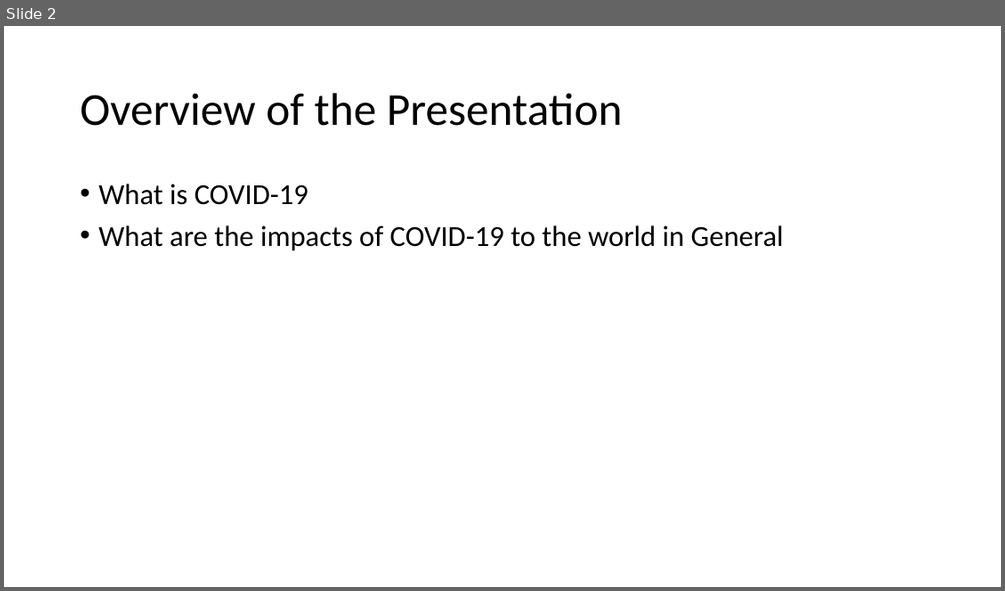
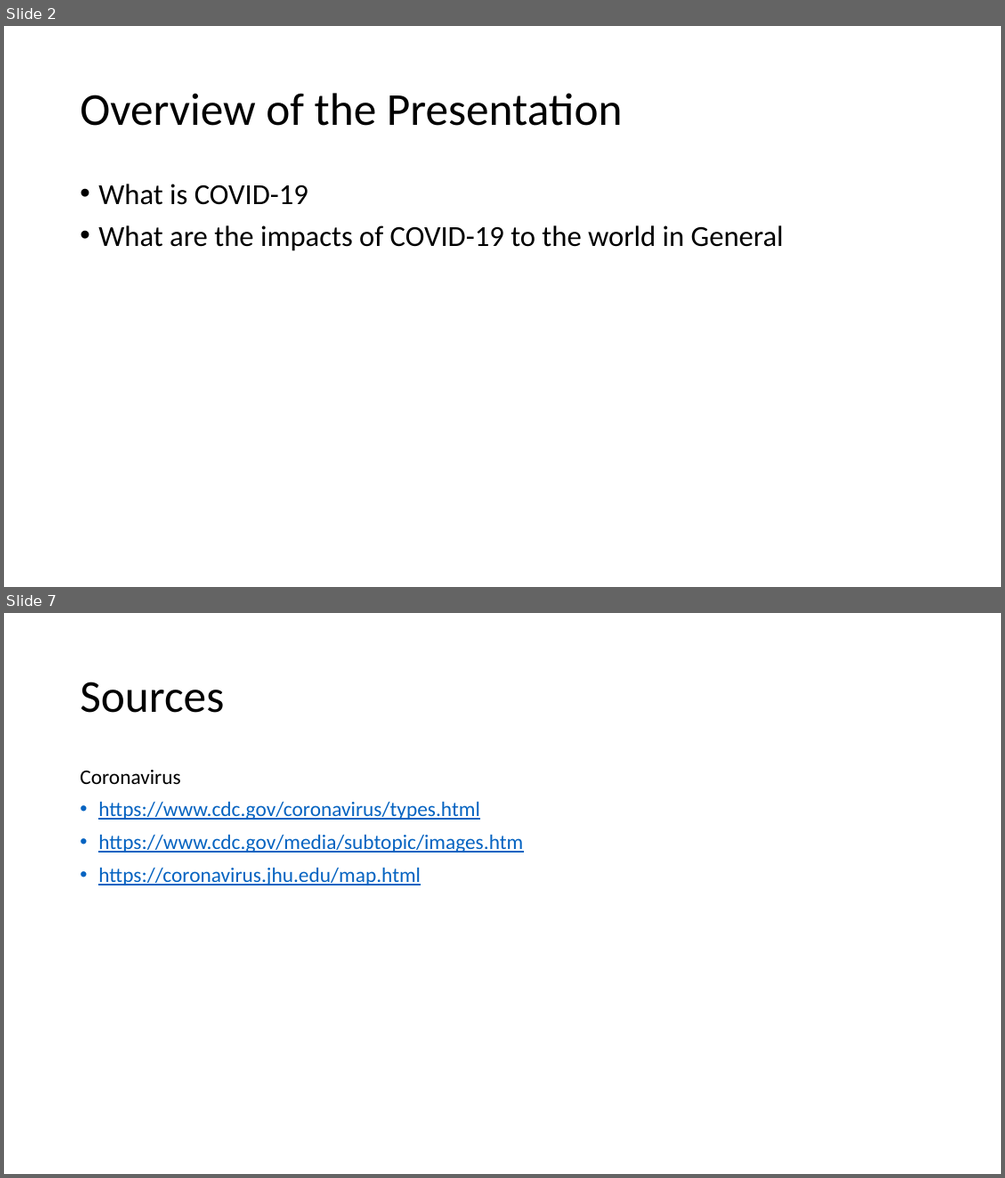
Before and after one commit to engmarkrezk/DFT_FinalProject, a slide deck: DFT finalppt.pptx. Shown one above the other, each under a label of ours: slide 2 before the commit, slides 2 and 7 after it; the slides between them are not shown. The pictures are 1005x591 and 1005x1178 pixels, drawn with LibreOffice and Linux fonts; fonts in the diff are those of the drawing. Boxes give left, top, right and bottom in pixels: in the first picture for what was removed or moved away, otherwise in the second. Text is boxed around its words. In the diff, an @@ line names an element or a change of style, - is before the commit and + after.

```diff
--- a/DFT finalppt.pptx
+++ b/DFT finalppt.pptx
@@ slide 7 added at [4, 613, 1001, 1174], background #FFFFFF @@
@@ title added at [80, 682, 224, 713], 44 pt, text #000000 @@
+Sources
@@ text added at [80, 770, 523, 885], 20 pt, text #0563C1, underline @@
+Coronavirus
+• https://www.cdc.gov/coronavirus/types.html
+• https://www.cdc.gov/media/subtopic/images.htm
+• https://coronavirus.jhu.edu/map.html
```
Also in this commit, not shown: 2 slides changed, 2 other slides added.
